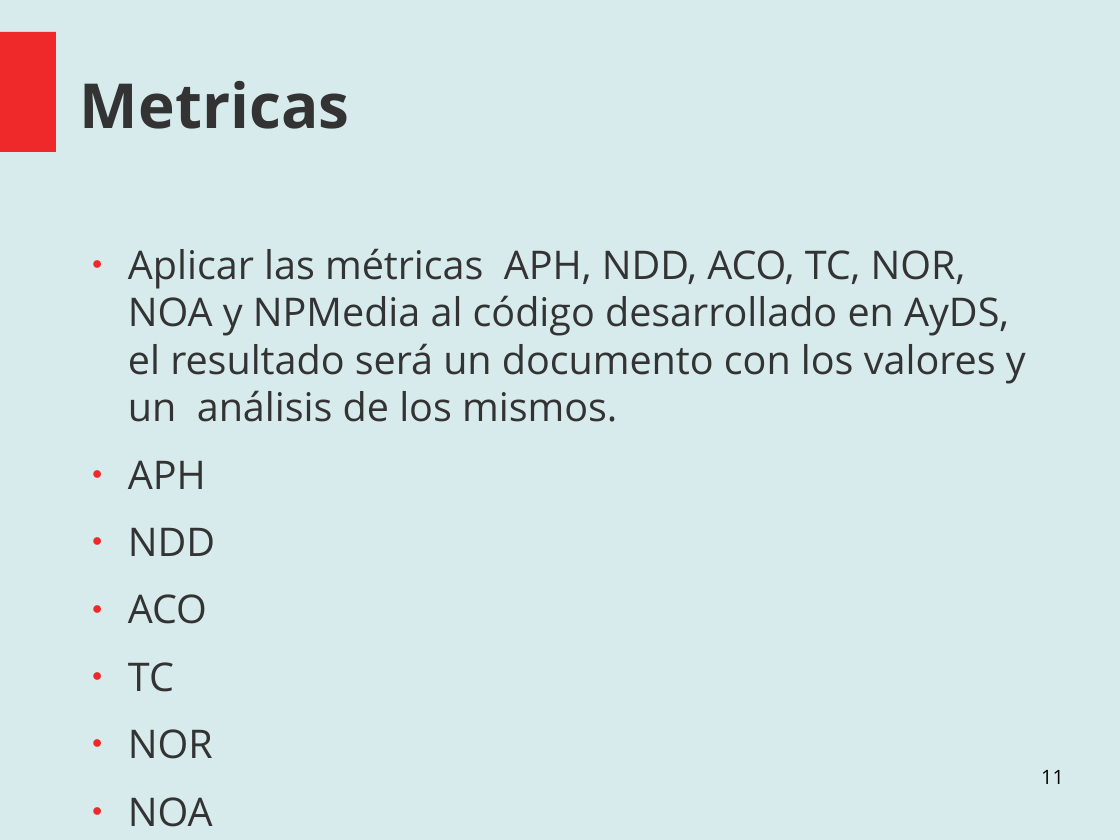
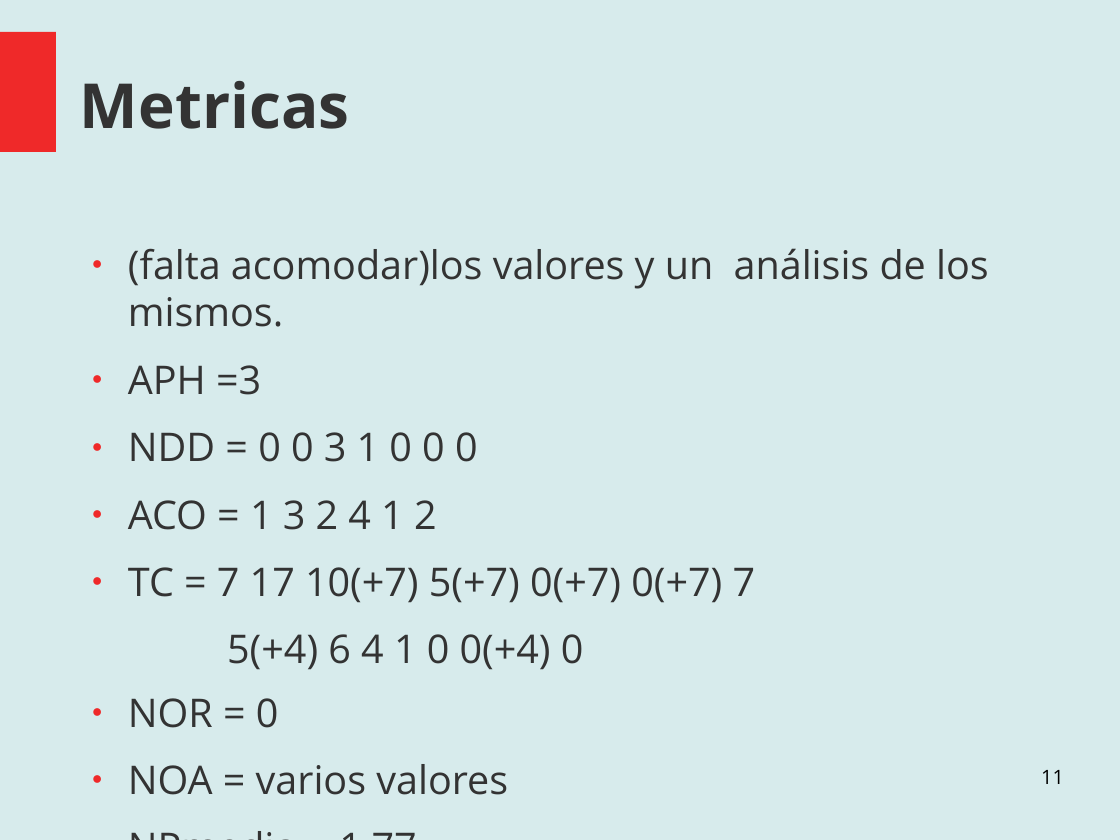
Before and after one commit to santiago-m/ProyectoAnalisisYDise-o, a slide deck: slide 11 of Documentation/Muestra de Avances.odp. Drawn at 1120x840 pixels with LibreOffice and Linux fonts; fonts in the diff are those of the drawing. Boxes give left, top, right and bottom in pixels: in the first picture for what was removed or moved away, otherwise in the second. Text is boxed around its words. In the diff, an @@ line names an element or a change of style, - is before the commit and + after.

```diff
--- a/Documentation/Muestra de Avances.odp
+++ b/Documentation/Muestra de Avances.odp
@@ text at (x1=128, y1=248, x2=989, y2=795): text changed @@
-● Aplicar las métricas APH, NDD, ACO, TC, NOR, NOA y NPMedia al código desarrollado en AyDS, el resultado será un documento con los valores y un análisis de los mismos.
-● APH
-● NDD
-● ACO
-● TC
-● NOR
-● NOA
-● NPmedia
+● (falta acomodar)los valores y un análisis de los mismos.
+● APH =3
+● NDD = 0 0 3 1 0 0 0
+● ACO = 1 3 2 4 1 2
+● TC = 7 17 10(+7) 5(+7) 0(+7) 0(+7) 7
+  5(+4) 6 4 1 0 0(+4) 0
+● NOR = 0
+● NOA = varios valores
+● NPmedia = 1,77
```
Also in this commit, not shown: 3 other slides changed, 1 other file.
